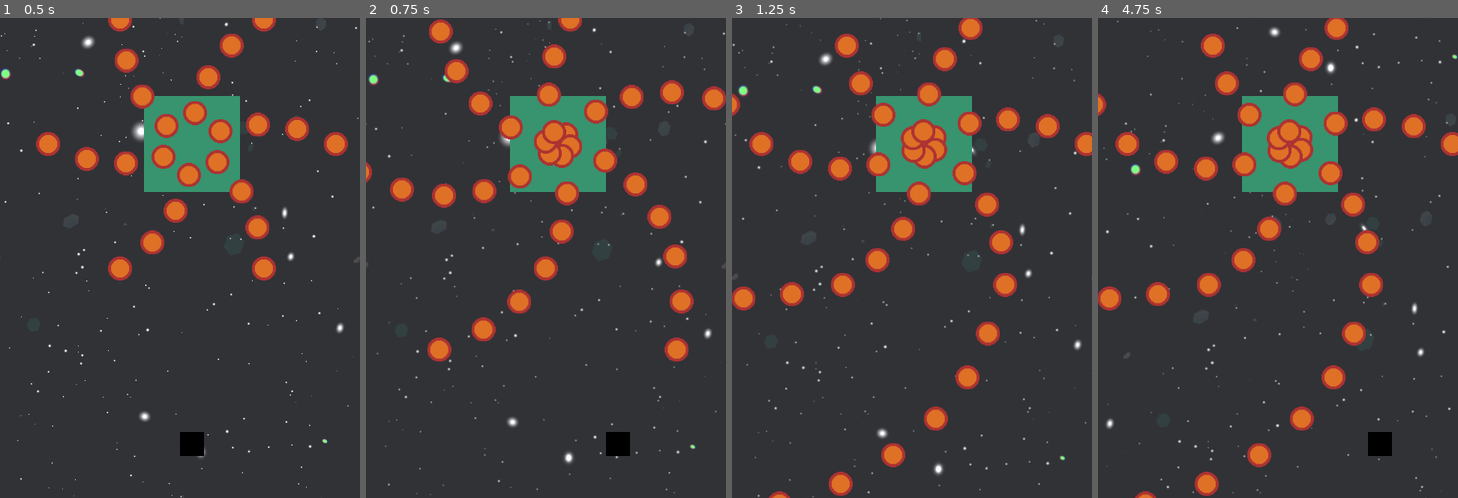
Above: before the commit, frames 1-4 (left to right).
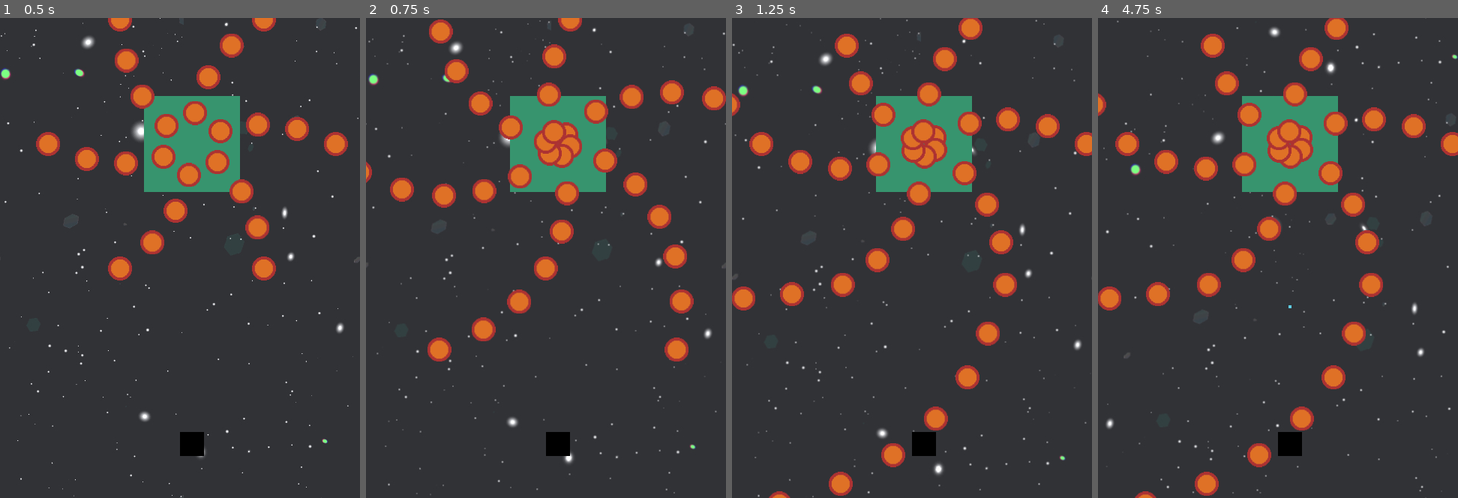
Above: after the commit, the same moments.

Repository: freaky-skynet/GAME_openSourceSW
Game: Godot game, scene res://world.tscn
Same seed, same stepped clock (60 frames per second), same inputs: the game is played once before the commit and once after it.
Inputs:
- Up to frame 1 (0.5 s): no input
- Up to frame 2 (0.75 s): hold Right (right) from 0.53 s (still down); tap Shift (dash) at 0.6 s
- Up to frame 3 (1.25 s): keep holding Right (right)
- Up to frame 4 (4.75 s): release Right (right) at 1.28 s; hold Down (down) 1.28-2.03 s; tap Shift (dash) at 1.35, 2.3, 2.85, 3.6, 4.55 s; hold Right (right) 2.03-2.78 s; tap Z (fire) at 2.1, 4.35 s; hold Up (up) 2.78-3.53 s; hold Left (left) from 3.53 s (still down)

Frame 1 is identical in both runs. In frame 2, 0.7% of the frame differs, in the area x 50-74%, y 86-92%; in frame 3, 0.3%; in frame 4, 0.7%, in the area x 50-82%, y 59-92%.
Error after the commit: Attempt to call function 'update_last_direction' in base 'null instance' on a null instance. (res://player.gd:14)

Commit message:
add: player dash skill

Diff:
--- a/player.gd
+++ b/player.gd
@@ -3,18 +3,28 @@
 @export var speed: float = 400.0 #이동 속도
 @onready var player_bullet_manager=%PlayerBulletManager
 @onready var shoot_timer=$ShootTimer
+@onready var player_dash = $PlayerDash
 
 func _physics_process(_delta):
 	# 1. 입력 벡터 가져오기 (상하좌우 키 설정을 한 번에 처리)
 	# "left", "right", "up", "down"은 Input Map에서 설정한 이름
 	var direction = Input.get_vector("left", "right", "up", "down")
 
-	# 2. 이동 방향이 있을 때만 속도 설정
-	if direction != Vector2.ZERO:
-		velocity = direction * speed
+	# dash
+	player_dash.update_last_direction(direction)
+	if Input.is_action_just_pressed("dash"):
+		player_dash.try_dash(direction)
+
+	# dash: on이면 velocity ^
+	if player_dash.is_dashing:
+		velocity = player_dash.get_dash_velocity()
 	else:
-		#인풋없으면 정지
-		velocity = Vector2.ZERO
+		# 2. 이동 방향이 있을 때만 속도 설정
+		if direction != Vector2.ZERO:
+			velocity = direction * speed
+		else:
+			#인풋없으면 정지
+			velocity = Vector2.ZERO
 
 	#이동 및 충돌 처리
 	move_and_slide()
--- /dev/null
+++ b/player_dash.gd
@@ -0,0 +1,57 @@
+extends Node
+
+@export var dash_speed: float = 1200.0
+@export var dash_duration: float = 0.15
+@export var dash_cooldown: float = 1.0
+
+# 자식 노드 변수값 갖고오기
+@onready var player: CharacterBody2D = get_parent()
+@onready var dash_duration_timer: Timer = $"../DashDurationTimer"
+@onready var dash_cooldown_timer: Timer = $"../DashCooldownTimer"
+
+var is_dashing: bool = false
+var can_dash: bool = true
+var dash_direction: Vector2 = Vector2.ZERO
+var last_move_direction: Vector2 = Vector2.UP
+# 가만히 있을 때 dash 누르면 이 방향으로 나감
+
+# timer 연결
+func _ready():
+	dash_duration_timer.wait_time = dash_duration
+	dash_cooldown_timer.wait_time = dash_cooldown
+
+	dash_duration_timer.timeout.connect(_on_dash_duration_timer_timeout)
+	dash_cooldown_timer.timeout.connect(_on_dash_cooldown_timer_timeout)
+
+# direaction 가져옴
+func update_last_direction(input_direction: Vector2):
+	if input_direction != Vector2.ZERO:
+		last_move_direction = input_direction.normalized()
+
+# dash 눌렀을 때 -> player.gd에서 호출
+func try_dash(input_direction: Vector2):
+	if not can_dash:
+		return
+
+	can_dash = false
+	is_dashing = true
+
+	if input_direction != Vector2.ZERO:
+		dash_direction = input_direction.normalized()
+	else:
+		dash_direction = last_move_direction
+
+	print("dash!!!")
+
+	dash_duration_timer.start()
+	dash_cooldown_timer.start()
+
+
+func get_dash_velocity() -> Vector2:
+	return dash_direction * dash_speed
+
+func _on_dash_duration_timer_timeout():
+	is_dashing = false
+
+func _on_dash_cooldown_timer_timeout():
+	can_dash = true
Not shown, added: player_dash.gd.uid
